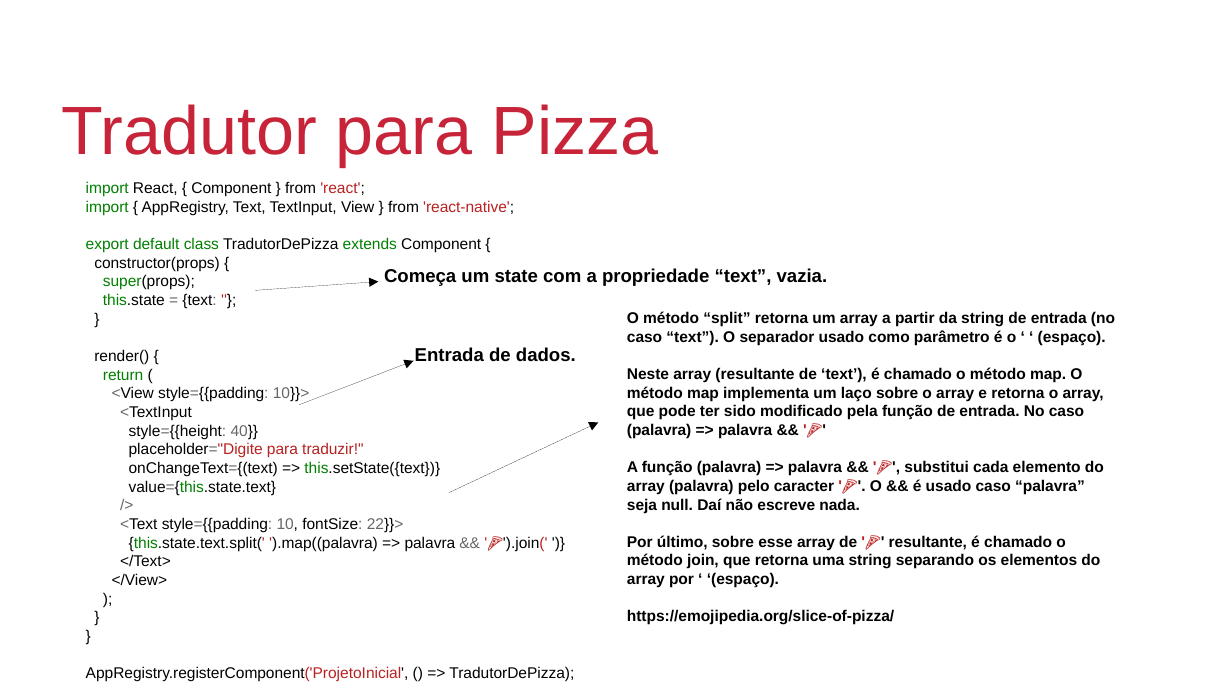
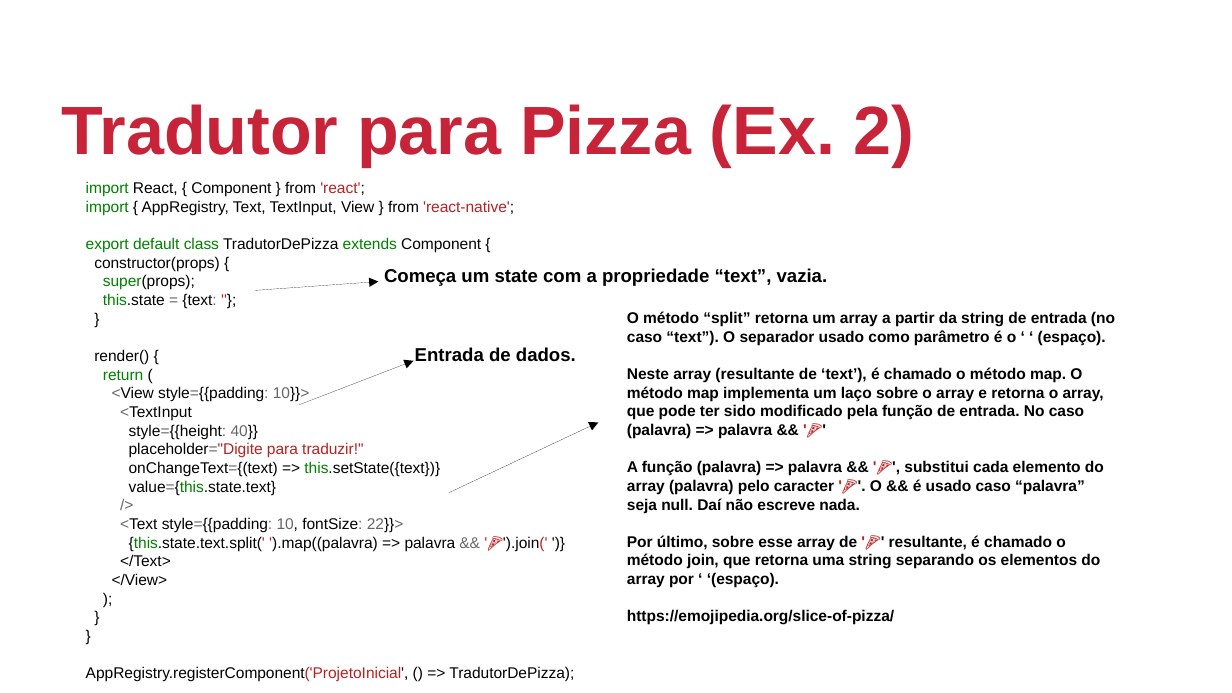
Before and after one commit to johnmagt/PIDM-2019_2, a slide deck: slide 10 of SLIDES/aula02.odp (slide 8 before the commit). Drawn at 1232x693 pixels with LibreOffice and Linux fonts; fonts in the diff are those of the drawing; background and template pictures are left out. Boxes give left, top, right and bottom in pixels: in the first picture for what was removed or moved away, otherwise in the second. Text is boxed around its words. In the diff, an @@ line names an element or a change of style, - is before the commit and + after.

```diff
--- a/SLIDES/aula02.odp
+++ b/SLIDES/aula02.odp
@@ title at [62,104,915,166]: text changed; bold on @@
-Tradutor para Pizza
+Tradutor para Pizza (Ex. 2)
```
Also in this commit, not shown: 16 other slides changed, 7 slides added, 5 other files.
